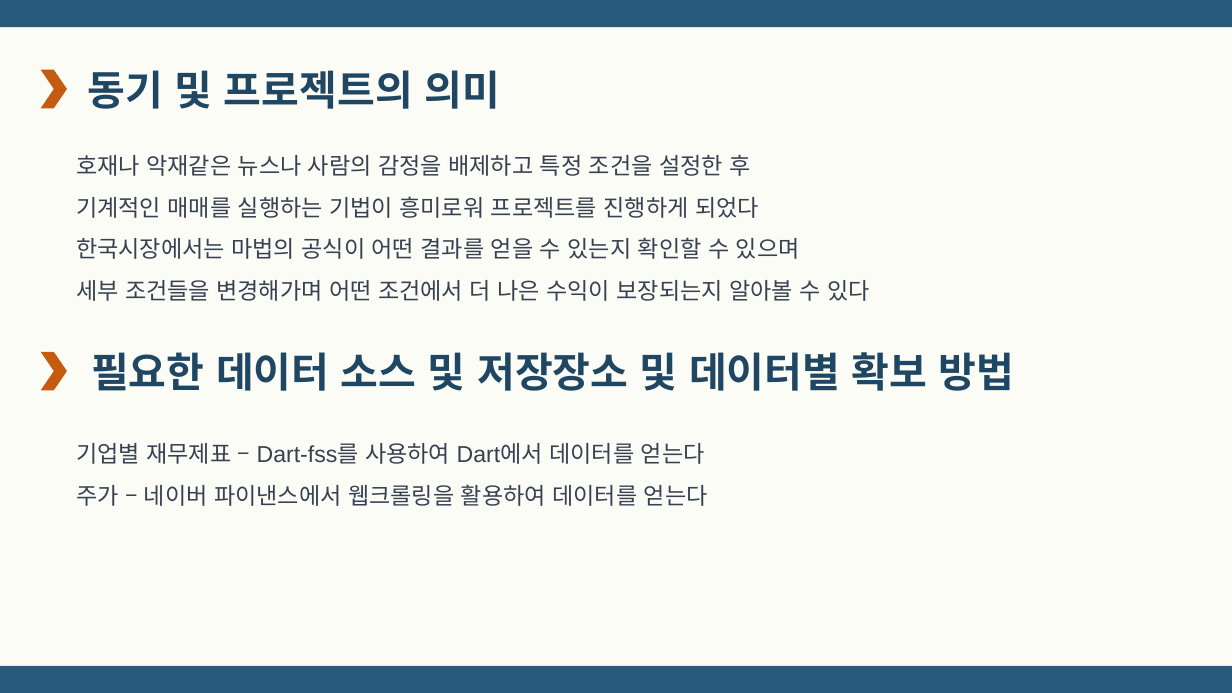
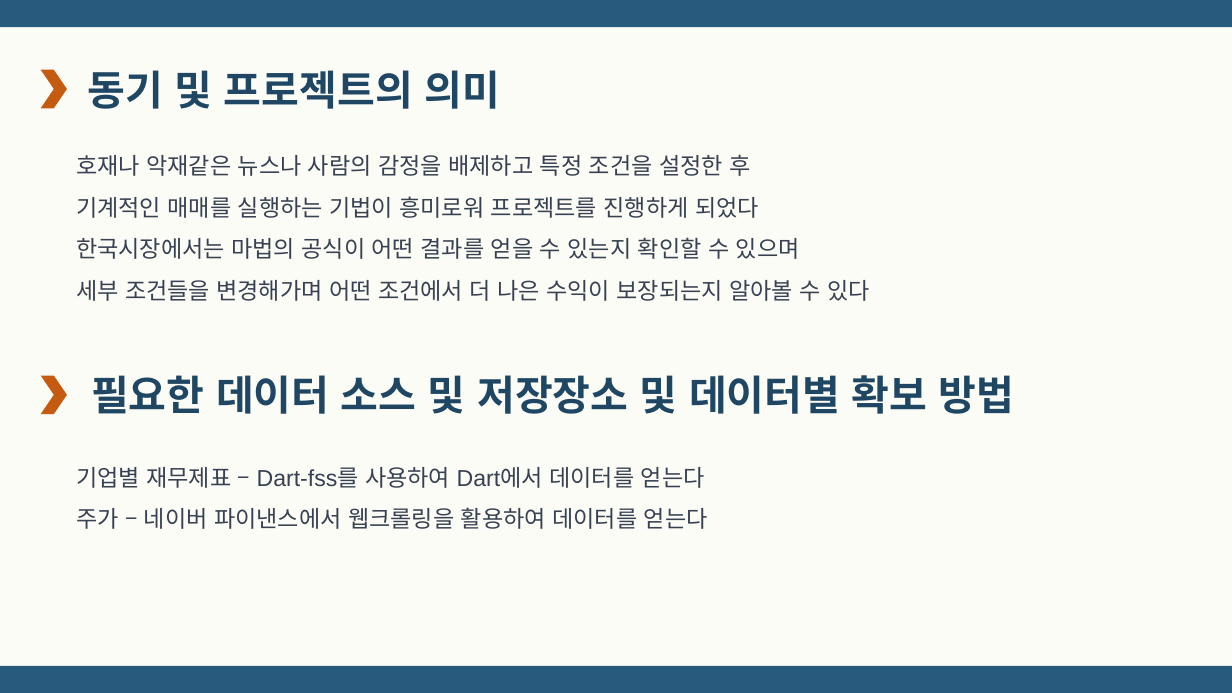
Before and after one commit to doyeon0139/Study, a slide deck: slide 6 of A_project/A조 마법의 공식 뾰로롱.pptx (slide 7 before the commit). Drawn at 1232x693 pixels with LibreOffice and Linux fonts; fonts in the diff are those of the drawing. Boxes give left, top, right and bottom in pixels: in the first picture for what was removed or moved away, otherwise in the second. Text is boxed around its words. In the diff, an @@ line names an element or a change of style, - is before the commit and + after.

```diff
--- a/A_project/A조 마법의 공식 뾰로롱.pptx
+++ b/A_project/A조 마법의 공식 뾰로롱.pptx
@@ 2 texts, 1 chevron: place and size @@
-2 texts, 1 chevron at bbox=[41, 352, 1015, 506]
+2 texts, 1 chevron at bbox=[41, 375, 1015, 529]
```
Also in this commit, not shown: 6 other slides changed, 17 slides added, 3 slides removed, 6 other files.
